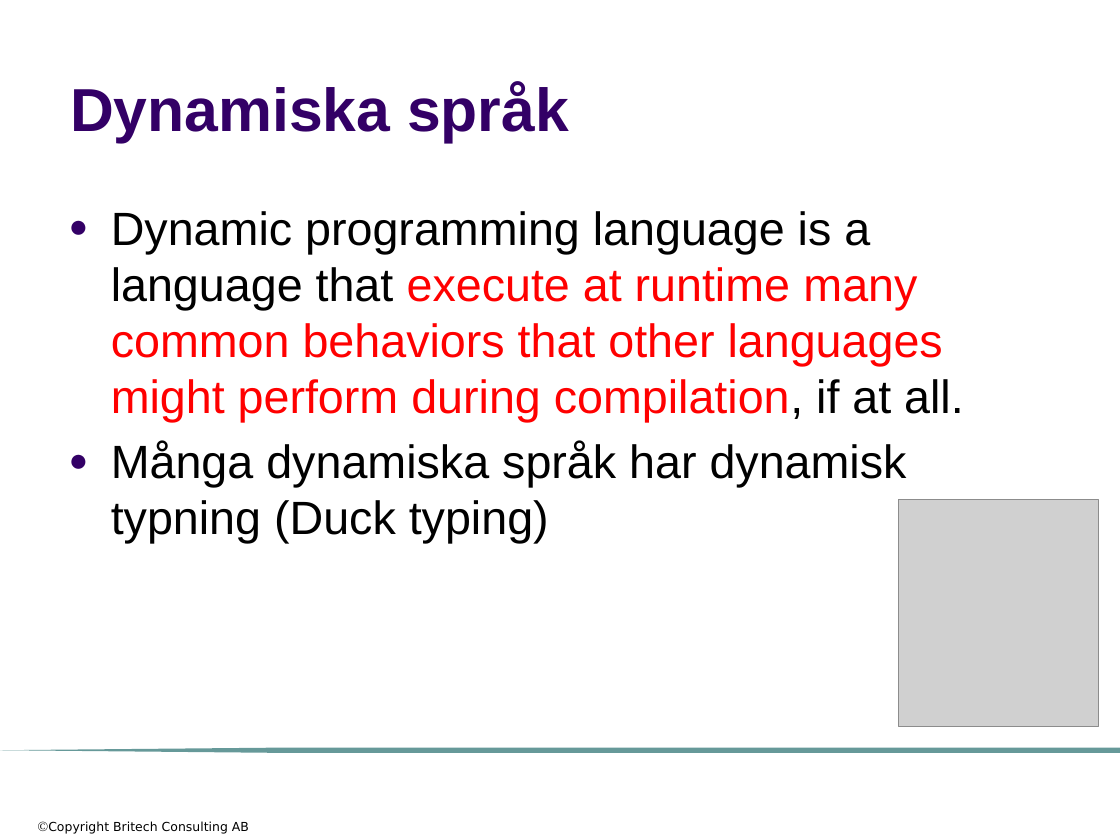
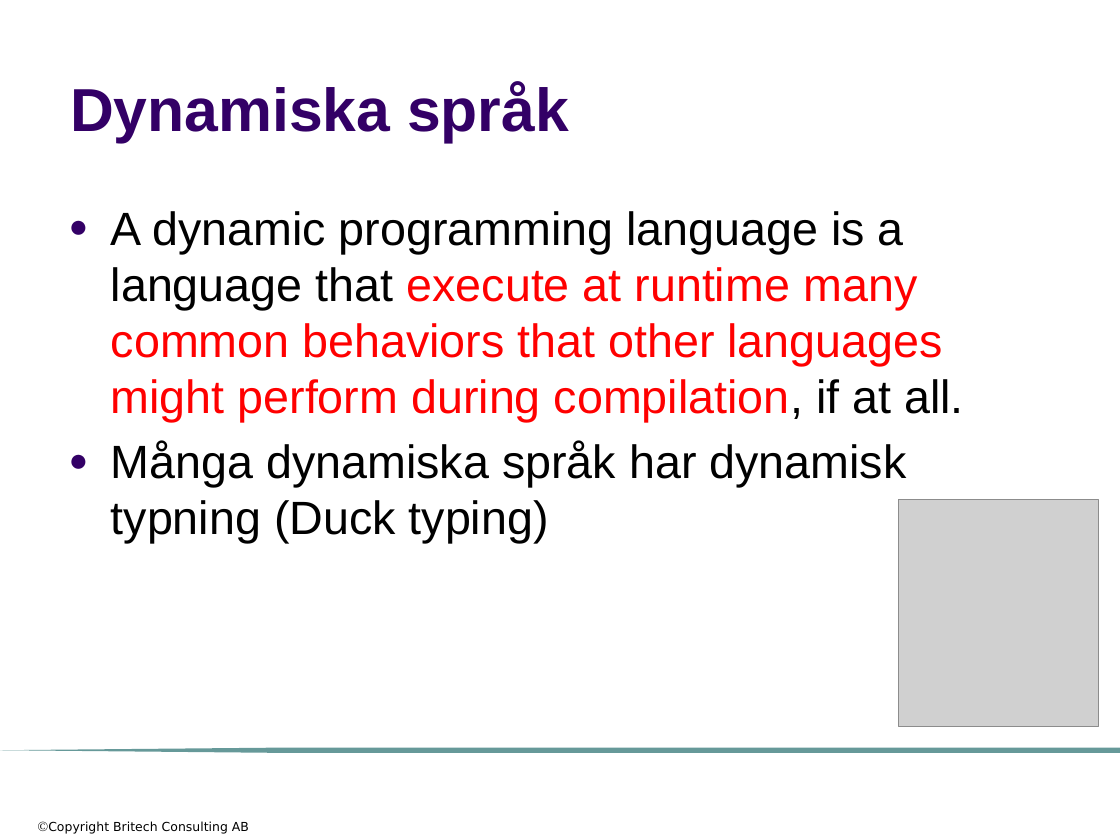
Before and after one commit to me97esn/groovyseminarium, a slide deck: slide 7 of groovyseminarie/dokument/groovyseminarium_source_w_logo.pptx. Drawn at 1120x840 pixels with LibreOffice and Linux fonts; fonts in the diff are those of the drawing; grey boxes stand for pictures; background and template pictures are left out. Boxes give left, top, right and bottom in pixels: in the first picture for what was removed or moved away, otherwise in the second. Text is boxed around its words. In the diff, an @@ line names an element or a change of style, - is before the commit and + after.

```diff
--- a/groovyseminarie/dokument/groovyseminarium_source_w_logo.pptx
+++ b/groovyseminarie/dokument/groovyseminarium_source_w_logo.pptx
@@ text at bbox=[111, 211, 964, 422]: text changed @@
-● Dynamic programming language is a language that execute at runtime many common behaviors that other languages might perform during compilation, if at all.
+● A dynamic programming language is a language that execute at runtime many common behaviors that other languages might perform during compilation, if at all.
```
Also in this commit, not shown: 9 other slides changed, 1 slide added, 3 slides removed, 3 other files.
